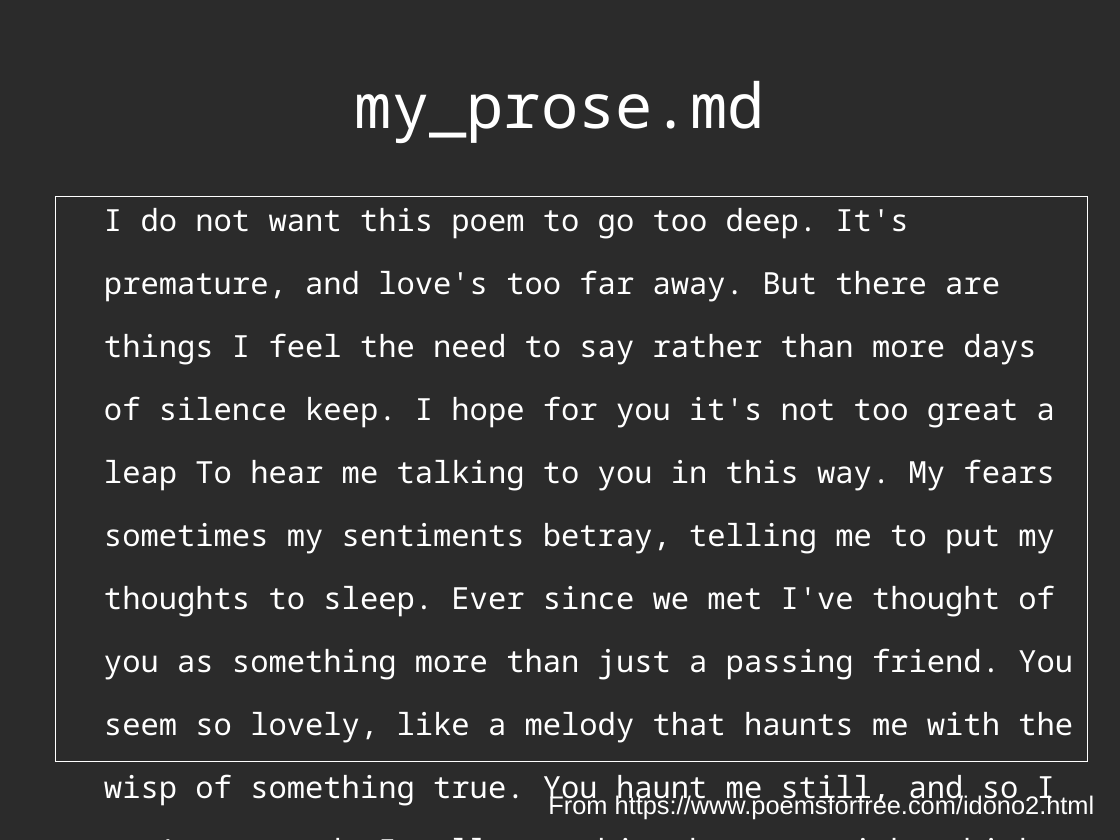
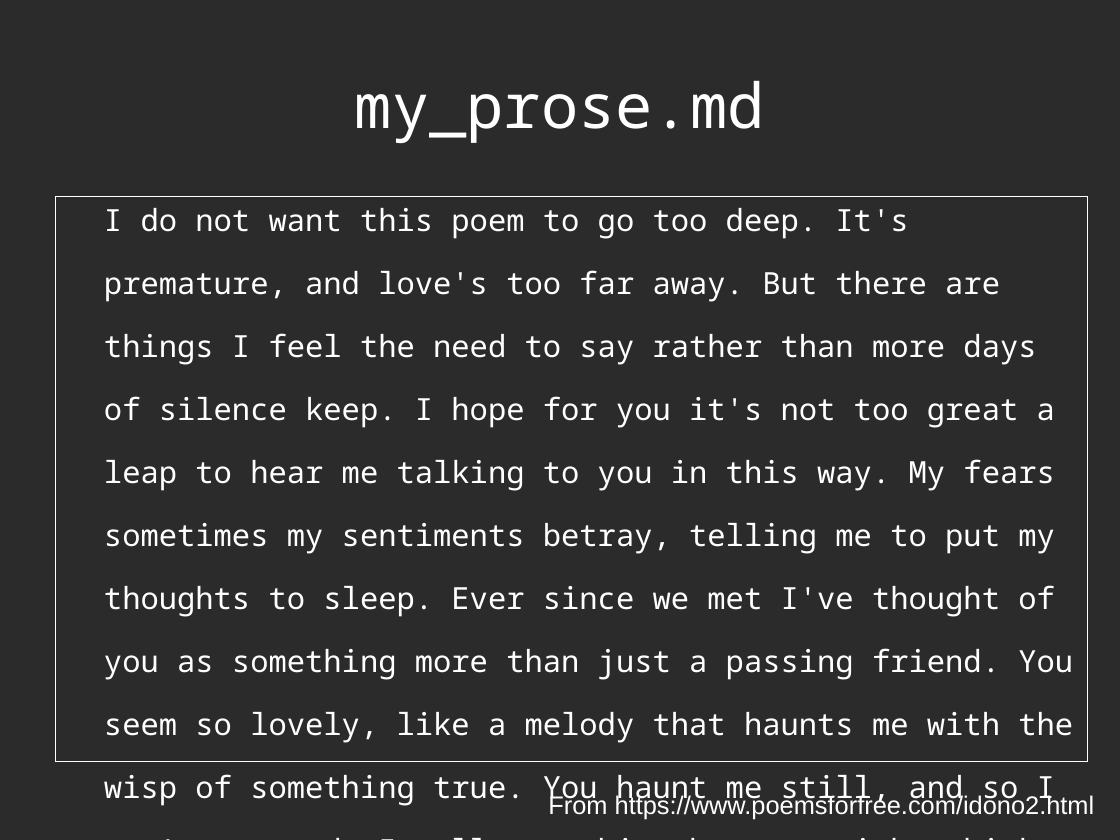
Before and after one commit to richelbilderbeek/CppPresentations, a slide deck: slide 15 of TravisPipeline/TravisPipeline.odp (slide 16 before the commit). Drawn at 1120x840 pixels with LibreOffice and Linux fonts; fonts in the diff are those of the drawing; background and template pictures are left out; a plain dark background stands for a picture behind light text. Boxes give left, top, right and bottom in pixels: in the first picture for what was removed or moved away, otherwise in the second. Text is boxed around its words. In the diff, an @@ line names an element or a change of style, - is before the commit and + after.

```diff
--- a/TravisPipeline/TravisPipeline.odp
+++ b/TravisPipeline/TravisPipeline.odp
@@ text at bbox=[104, 208, 1073, 807]: text changed @@
-I do not want this poem to go too deep. It's premature, and love's too far away. But there are things I feel the need to say rather than more days of silence keep. I hope for you it's not too great a leap To hear me talking to you in this way. My fears sometimes my sentiments betray, telling me to put my thoughts to sleep. Ever since we met I've thought of you as something more than just a passing friend. You seem so lovely, like a melody that haunts me with the wisp of something true. You haunt me still, and so I won't pretend: I tell you this that you might think of me.
+I do not want this poem to go too deep. It's premature, and love's too far away. But there are things I feel the need to say rather than more days of silence keep. I hope for you it's not too great a leap to hear me talking to you in this way. My fears sometimes my sentiments betray, telling me to put my thoughts to sleep. Ever since we met I've thought of you as something more than just a passing friend. You seem so lovely, like a melody that haunts me with the wisp of something true. You haunt me still, and so I won't pretend: I tell you this that you might think of me.
```
Also in this commit, not shown: 5 other slides changed, 6 slides added, 1 slide removed, 12 other files.
